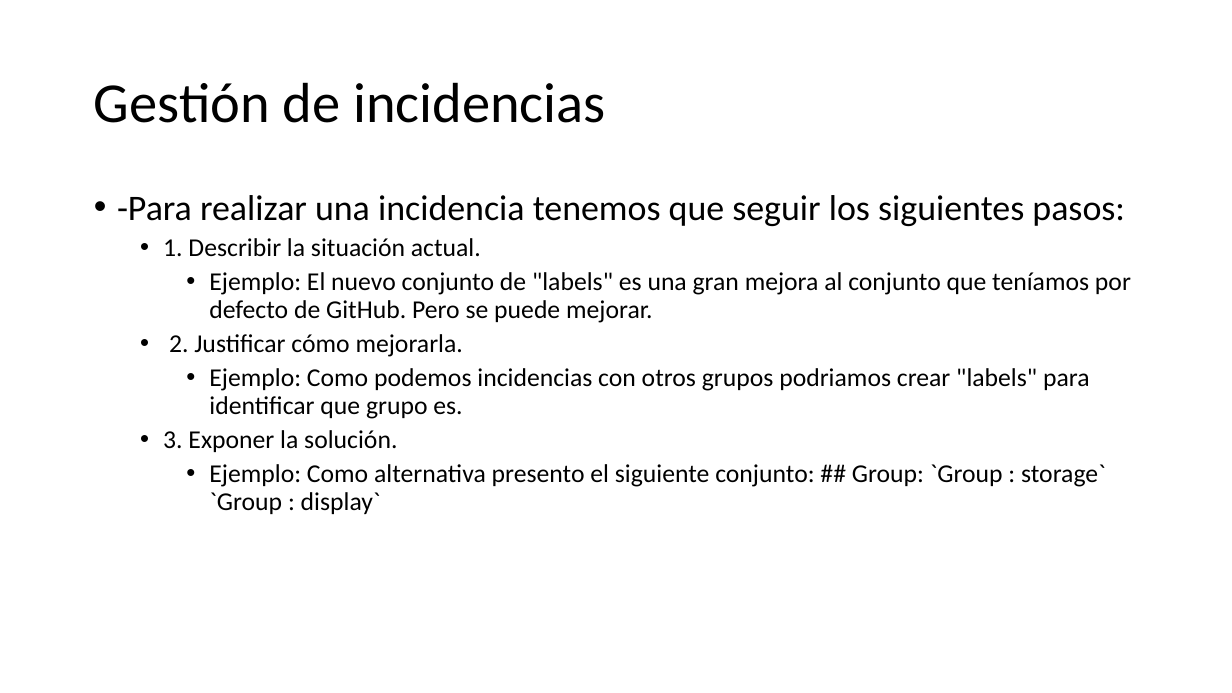
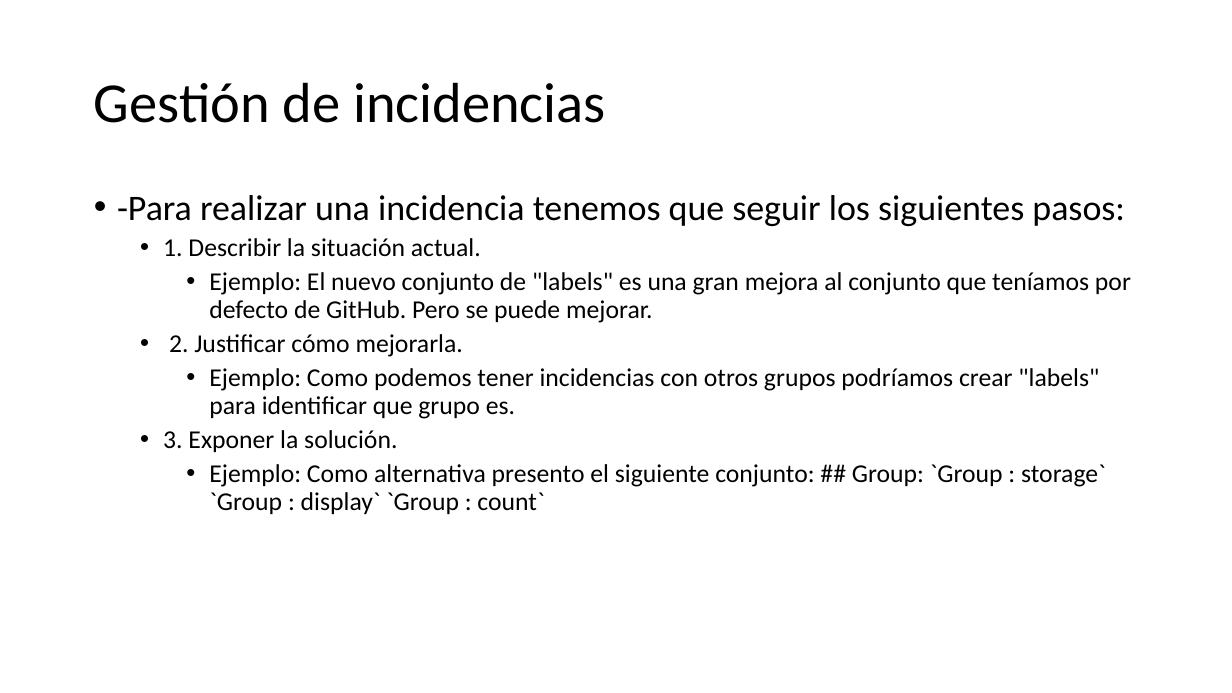
Before and after one commit to jimdrix93/RecuentoVotos-EGC-G1, a slide deck: slide 6 of Recuento Agora Us.pptx. Drawn at 1232x693 pixels with LibreOffice and Linux fonts; fonts in the diff are those of the drawing. Boxes give left, top, right and bottom in pixels: in the first picture for what was removed or moved away, otherwise in the second. Text is boxed around its words. In the diff, an @@ line names an element or a change of style, - is before the commit and + after.

```diff
--- a/Recuento Agora Us.pptx
+++ b/Recuento Agora Us.pptx
@@ text at (209, 368, 1099, 419): text changed @@
-    • Ejemplo: Como podemos incidencias con otros grupos podriamos crear "labels" para identificar que grupo es.
+    • Ejemplo: Como podemos tener incidencias con otros grupos podríamos crear "labels" para identificar que grupo es.
@@ text at (209, 464, 1106, 514): text changed @@
-    • Ejemplo: Como alternativa presento el siguiente conjunto: ## Group: `Group : storage` `Group : display`
+    • Ejemplo: Como alternativa presento el siguiente conjunto: ## Group: `Group : storage` `Group : display` `Group : count`
```
Also in this commit, not shown: 3 other slides changed, 1 slide added.
